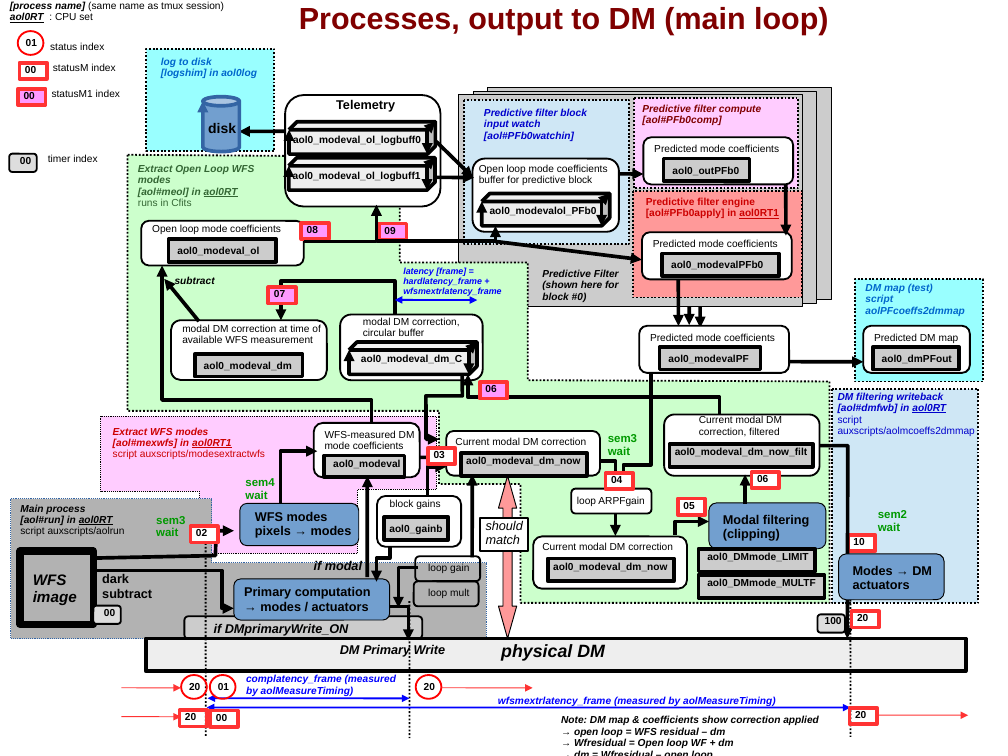
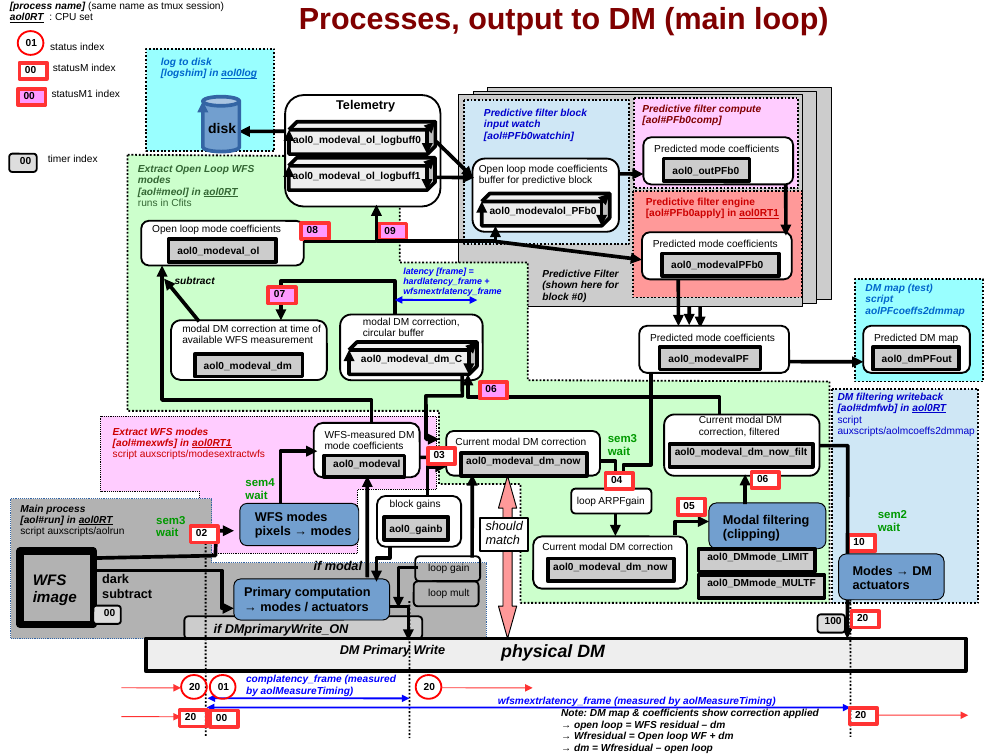
Before and after one commit to oguyon/Cfits, a slide deck: slide 7 of src/AOloopControl/doc/AOloopControl_figs.ppt. Drawn at 1008x756 pixels with LibreOffice and Linux fonts; fonts in the diff are those of the drawing. Boxes give left, top, right and bottom in pixels: in the first picture for what was removed or moved away, otherwise in the second. Text is boxed around its words. In the diff, an @@ line names an element or a change of style, - is before the commit and + after.

```diff
--- a/src/AOloopControl/doc/AOloopControl_figs.ppt
+++ b/src/AOloopControl/doc/AOloopControl_figs.ppt
@@ text at box(161, 69, 257, 79): underline on in "aol0log" @@
@@ text "Note: DM map & coefficients ..." rewrapped from box(561, 716, 819, 748) to box(561, 709, 819, 753) @@
```
Also in this commit, not shown: 2 other slides changed, 1 other file.
